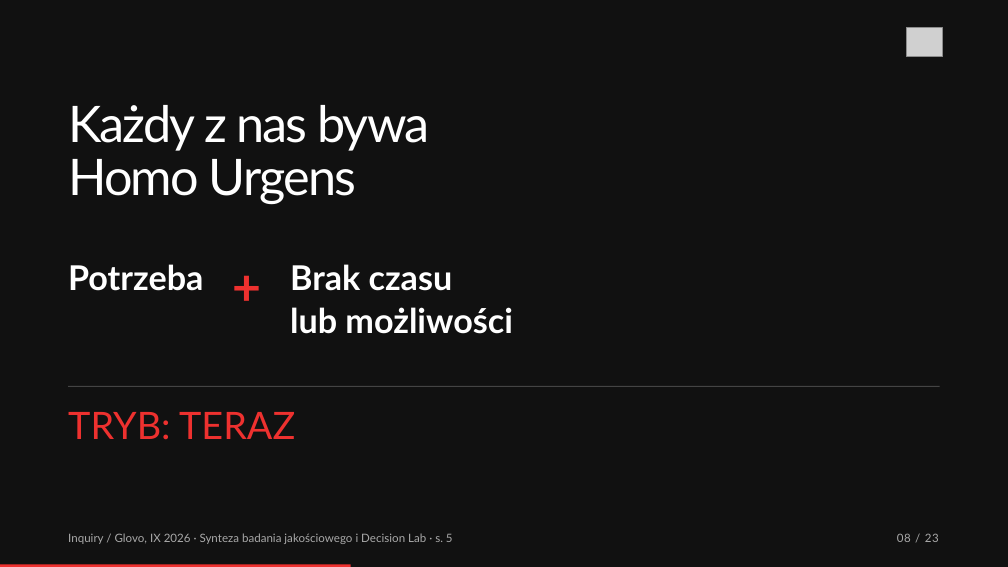
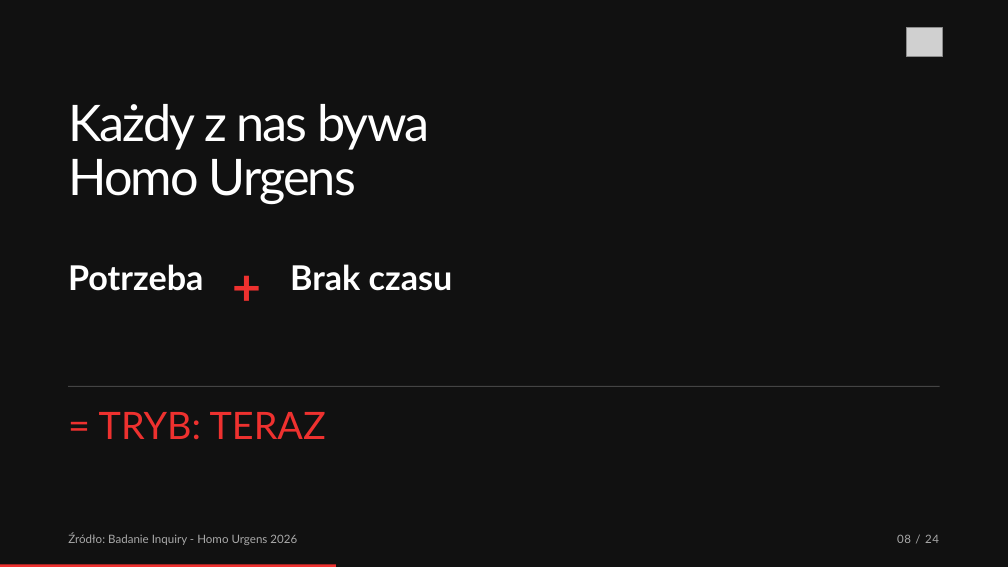
Before and after one commit to arkjel/homo-urgents-presentation, a slide deck: slide 8 of exports/Homo-Urgens-Google.pptx. Drawn at 1008x567 pixels with LibreOffice and Linux fonts; fonts in the diff are those of the drawing; grey boxes stand for pictures. Boxes give left, top, right and bottom in pixels: in the first picture for what was removed or moved away, otherwise in the second. Text is boxed around its words. In the diff, an @@ line names an element or a change of style, - is before the commit and + after.

```diff
--- a/exports/Homo-Urgens-Google.pptx
+++ b/exports/Homo-Urgens-Google.pptx
@@ text removed at <box>290,307,513,334</box> @@
-lub możliwości
@@ text at <box>99,412,326,440</box>: text changed @@
-TRYB: TERAZ
+= TRYB: TERAZ
@@ text removed at <box>68,533,453,544</box> @@
-Inquiry / Glovo, IX 2026 · Synteza badania jakościowego i Decision Lab · s. 5
@@ text added at <box>68,533,297,545</box>, 11 pt, text #A9A9A9 @@
+Źródło: Badanie Inquiry - Homo Urgens 2026
@@ text at <box>897,534,939,543</box>: text changed @@
-08 / 23
+08 / 24
@@ rectangle: place and size @@
-rectangle at <box>0,565,351,567</box>
+rectangle at <box>0,565,336,567</box>
```
Also in this commit, not shown: 17 other slides changed, 4 slides added, 3 slides removed, 1 other file.
